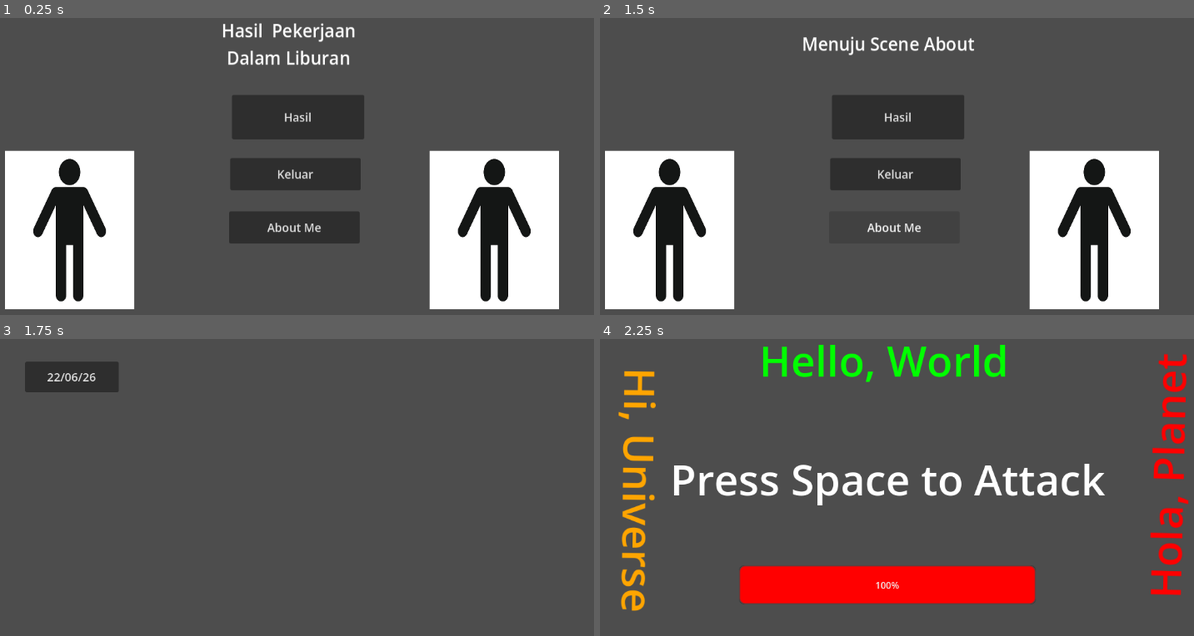
Above: before the commit, frames 1-4 (two rows, left to right).
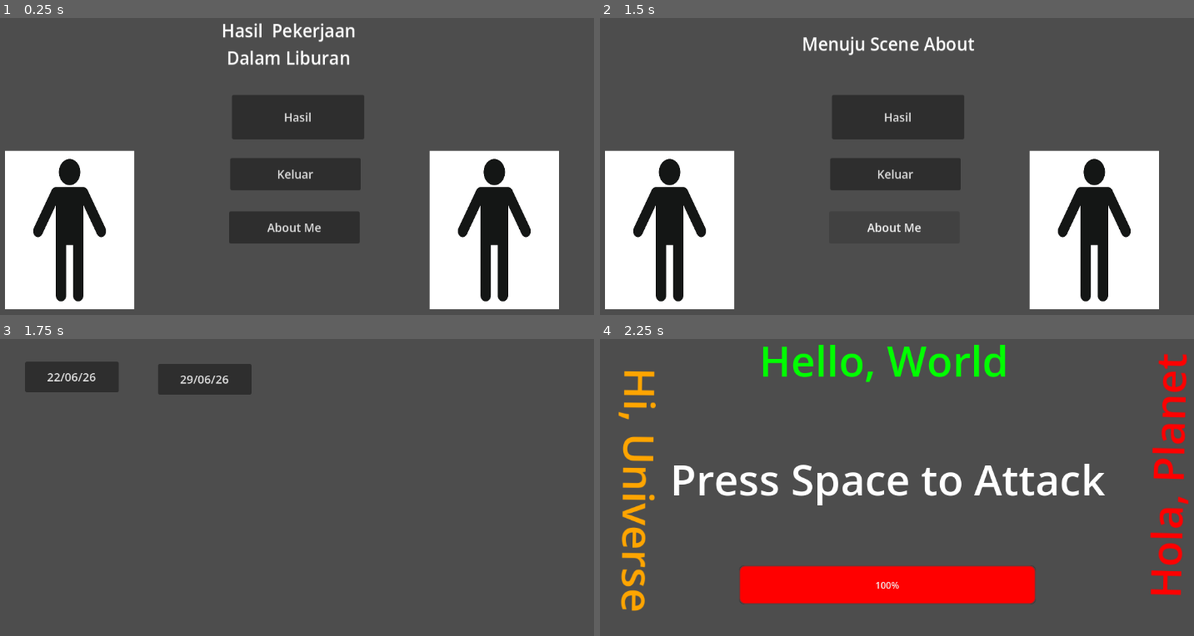
Above: after the commit, the same moments.

Repository: fnafdev14262/godot-projects
Game: Godot game, scene res://scenes/main_menu.tscn
Two runs of this game, one before a commit and one after it. Both use one fixed random seed, a clock stepped at 60 frames per second and the inputs below.
Inputs:
- Up to frame 1 (0.25 s): no input
- Up to frame 2 (1.5 s): click "Hasil" at 0.5 s; click "About Me" at 1.25 s
- Up to frame 3 (1.75 s): no input
- Up to frame 4 (2.25 s): click "22/06/26" at 2 s

Frames 1-2 are identical in both runs. In frame 3, 1.6% of the frame differs, in the area x 26-43%, y 8-19%; in frame 4, nothing differs.

Commit message:
i updated  it

Diff:
--- /dev/null
+++ b/random-project-thingy/assets/game_290626.gd
@@ -0,0 +1,12 @@
+extends Control
+var score = 0
+func _ready() -> void:
+	$Label.text = "Score: %s" % score
+	$Button.pressed.connect(on_button_pressed)
+
+
+
+func on_button_pressed():
+	score += 1
+	$Label.text = "Score: %s" % score
+	$AudioStreamPlayer2D.play()
--- /dev/null
+++ b/random-project-thingy/scenes/game_290626.tscn
@@ -0,0 +1,40 @@
+[gd_scene format=3 uid="uid://bd6lg11f21a1y"]
+
+[ext_resource type="Script" uid="uid://bme24vpmjhpdt" path="res://assets/game_290626.gd" id="1_yfkjk"]
+[ext_resource type="Texture2D" uid="uid://dvyoscp1u0qw" path="res://assets/images/images__1_-removebg-preview.png" id="2_lne7q"]
+[ext_resource type="AudioStream" uid="uid://cv6si54acn4s7" path="res://assets/sfx/universfield-computer-mouse-click-352734.mp3" id="3_lne7q"]
+
+[node name="Node2D" type="Control" unique_id=341293016]
+layout_mode = 3
+anchors_preset = 15
+anchor_right = 1.0
+anchor_bottom = 1.0
+offset_right = -1152.0
+offset_bottom = -648.0
+grow_horizontal = 2
+grow_vertical = 2
+script = ExtResource("1_yfkjk")
+
+[node name="Button" type="Button" parent="." unique_id=506109097]
+layout_mode = 0
+offset_left = 316.0
+offset_top = 175.0
+offset_right = 771.0
+offset_bottom = 630.0
+scale = Vector2(0.8946559, 0.9014442)
+icon = ExtResource("2_lne7q")
+
+[node name="Label" type="Label" parent="." unique_id=1667042605]
+layout_mode = 0
+offset_left = 168.0
+offset_top = 29.0
+offset_right = 771.0
+offset_bottom = 148.0
+theme_override_font_sizes/font_size = 40
+text = "score you not sseee this"
+horizontal_alignment = 1
+vertical_alignment = 1
+
+[node name="AudioStreamPlayer2D" type="AudioStreamPlayer2D" parent="." unique_id=165075495]
+stream = ExtResource("3_lne7q")
+volume_db = 24.0
--- a/random-project-thingy/scenes/games.tscn
+++ b/random-project-thingy/scenes/games.tscn
@@ -21,3 +21,12 @@
 offset_bottom = 166.0
 theme_override_font_sizes/font_size = 20
 text = "22/06/26"
+
+[node name="Button2" type="Button" parent="." unique_id=1278034527]
+layout_mode = 0
+offset_left = 347.0
+offset_top = 117.0
+offset_right = 509.0
+offset_bottom = 170.0
+theme_override_font_sizes/font_size = 20
+text = "29/06/26"
--- a/random-project-thingy/scripts/games.gd
+++ b/random-project-thingy/scripts/games.gd
@@ -4,8 +4,11 @@
 # Called when the node enters the scene tree for the first time.
 func _ready() -> void:
 	$Button.pressed.connect(on_button_pressed)
+	$Button2.pressed.connect(on_button2_pressed)
 
 
 # Called every frame. 'delta' is the elapsed time since the previous frame
 func on_button_pressed() -> void:
 	get_tree().change_scene_to_file("res://scenes/game_220626.tscn")
+func on_button2_pressed() -> void:
+	get_tree().change_scene_to_file("res://scenes/game_290626.tscn")
Not shown, added: random-project-thingy/assets/game_290626.gd.uid
Binary file added: random-project-thingy/assets/images/images__1_-removebg-preview.png
Not shown, added: random-project-thingy/assets/images/images__1_-removebg-preview.png.import
Not shown, added: random-project-thingy/assets/sfx/universfield-computer-mouse-click-352734.mp3.import
Not shown, changed: random-project-thingy/export_presets.cfg
Not shown, added: funfordays/fun for days.console.exe
Not shown, changed: funfordays/fun for days.exe
Not shown, added: random-project-thingy/assets/sfx/universfield-computer-mouse-click-352734.mp3
